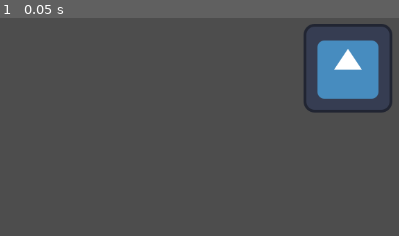
Above: before the commit, frame 1.
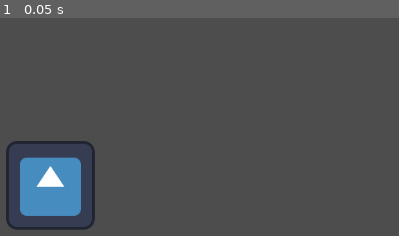
Above: after the commit, the same moment.

Repository: matiaschapa/protester-game
Game: Godot game, scene res://juego-principal.tscn
The game is run twice, just before and just after one commit, with the same random seed, the same clock (stepped at 60 frames per second) and the same inputs. The project has no main scene, so this scene is started directly. The engine's default icon, where the game draws it, is replaced by a stand-in: a white triangle on a blue panel in a dark square.
Inputs:
- Up to frame 1 (0.05 s): no input

The runs differ from the first frame. In frame 1, 11% of the frame differs, in the area x 1-99%, y 2-98%.

Commit message:
Centré la carita

Diff:
--- a/juego-principal.tscn
+++ b/juego-principal.tscn
@@ -5,5 +5,5 @@
 [node name="Node2D" type="Node2D"]
 
 [node name="Sprite2D" type="Sprite2D" parent="."]
-position = Vector2(1002, 123)
+position = Vector2(573, 292)
 texture = ExtResource("1_avjge")
